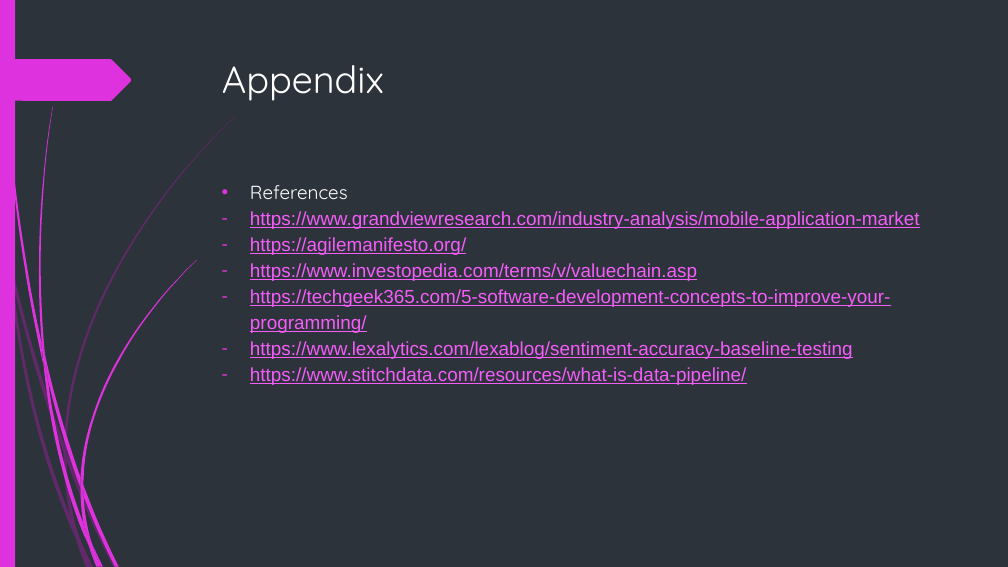
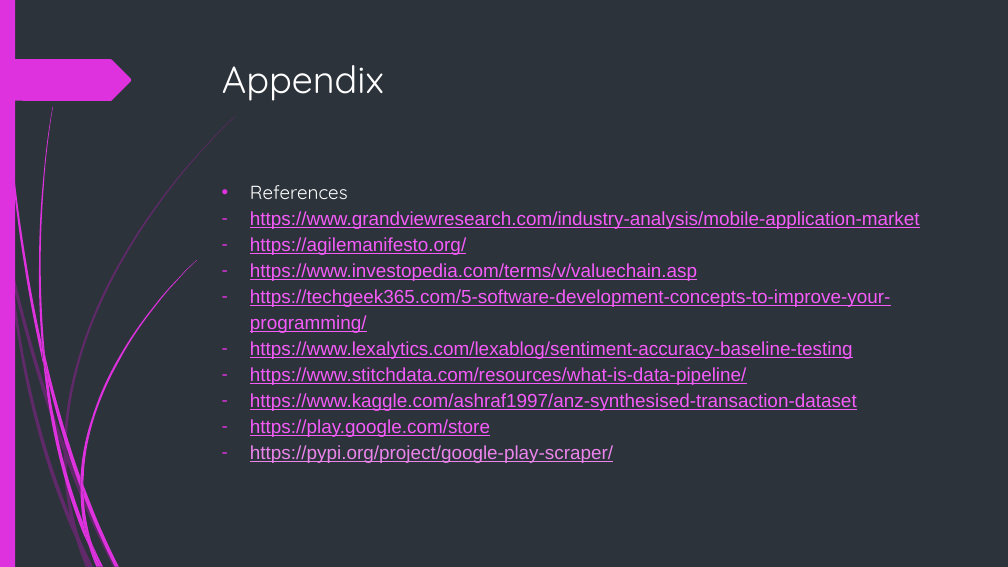
Before and after one commit to isaackarwailow/capstone-project, a slide deck: slide 18 of Capstone Project 2021.pptx (slide 17 before the commit). Drawn at 1008x567 pixels with LibreOffice and Linux fonts; fonts in the diff are those of the drawing. Boxes give left, top, right and bottom in pixels: in the first picture for what was removed or moved away, otherwise in the second. Text is boxed around its words. In the diff, an @@ line names an element or a change of style, - is before the commit and + after.

```diff
--- a/Capstone Project 2021.pptx
+++ b/Capstone Project 2021.pptx
@@ text at [250,393,857,463]: paragraphs added @@
+– https://www.kaggle.com/ashraf1997/anz-synthesised-transaction-dataset
+– https://play.google.com/store
+– https://pypi.org/project/google-play-scraper/
```
Also in this commit, not shown: 2 other slides changed, 1 slide added.
